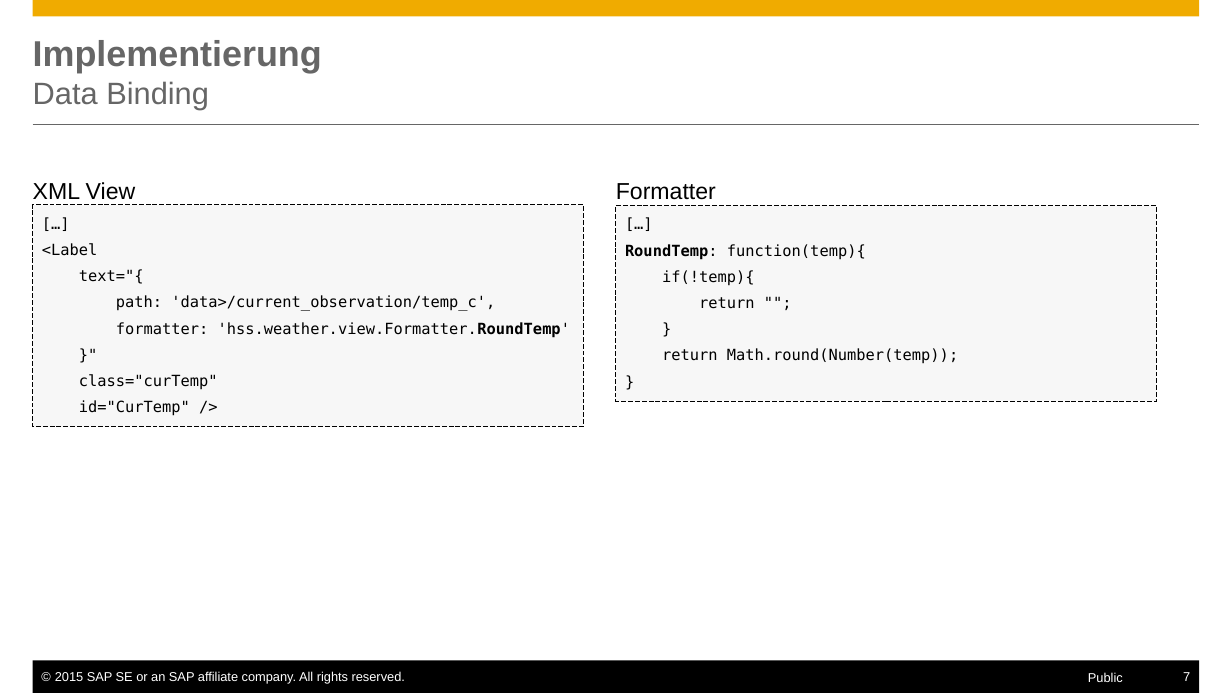
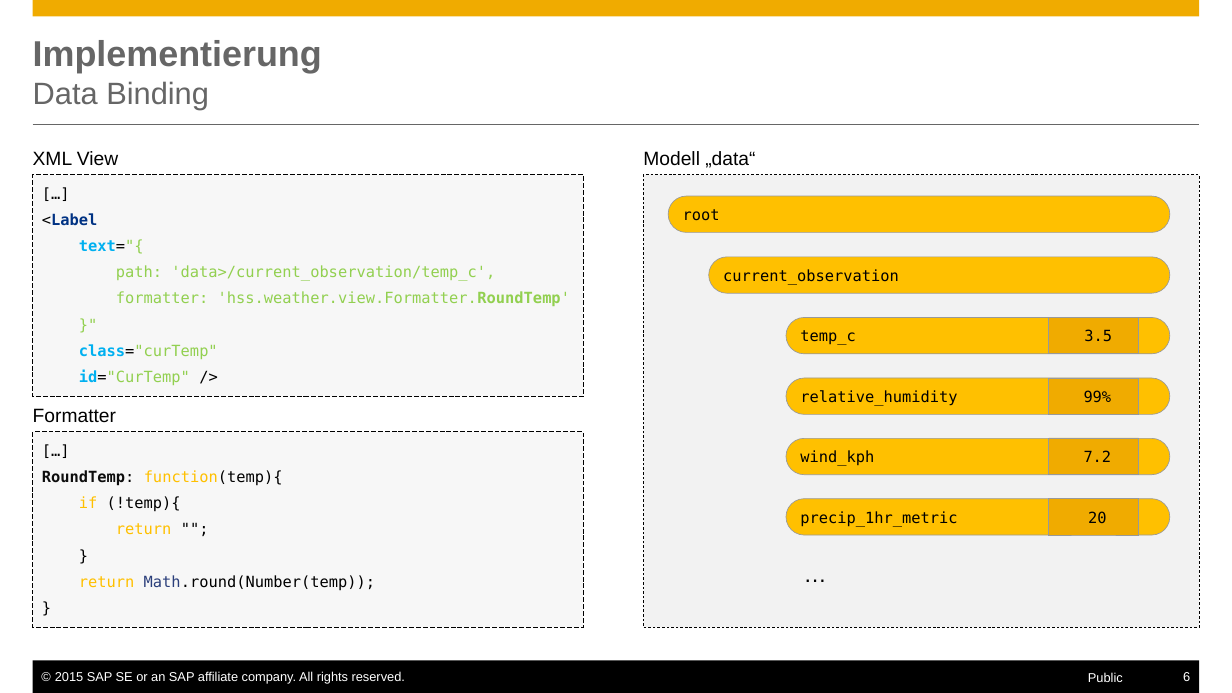
Before and after one commit to Nimuae/openui5_weather, a slide deck: slide 6 of Präsentation.pptx (slide 7 before the commit). Drawn at 1232x693 pixels with LibreOffice and Linux fonts; fonts in the diff are those of the drawing. Boxes give left, top, right and bottom in pixels: in the first picture for what was removed or moved away, otherwise in the second. Text is boxed around its words. In the diff, an @@ line names an element or a change of style, - is before the commit and + after.

```diff
--- a/Präsentation.pptx
+++ b/Präsentation.pptx
@@ text "XML View": place and size @@
-text "XML View" at [33, 182, 136, 205]
+text "XML View" at [33, 151, 118, 165]
@@ text "XML View" at [33, 151, 118, 165]: size 18 to 15 pt @@
@@ rectangle "[…]": place and size @@
-rectangle "[…]" at [32, 205, 583, 427]
+rectangle "[…]" at [32, 175, 583, 396]
@@ text in rectangle at [42, 213, 570, 385]: text colour #000000 to #003283 in "<Label"; bold on in "<Label", "text="{", "class="curTemp"", "id="CurTemp""; text colour #000000 to #00B0F0 in "text="{", "class="curTemp"", "id="CurTemp""; text colour #000000 to #92D050 in "text="{", "path: 'data>/current_observation/temp_c',", "formatter: 'hss.weather.view.Formatter.RoundTemp'", "}"" and 2 more places @@
@@ text "Formatter" at [33, 408, 116, 423]: size 18 to 15 pt @@
@@ text "Formatter": place and size @@
-text "Formatter" at [616, 183, 716, 200]
+text "Formatter" at [33, 408, 116, 423]
@@ rectangle "[…]": place and size @@
-rectangle "[…]" at [616, 205, 1156, 401]
+rectangle "[…]" at [32, 432, 583, 628]
@@ text in rectangle at [42, 470, 375, 591]: text colour #000000 to #0D0D0D in "RoundTemp:"; text colour #000000 to #FFC000 in "function(temp){", "return", "return"; text colour #000000 to #2B3F7B in "Math.round(Number(temp));" @@
@@ text in rectangle at [79, 496, 181, 512]: spaces changed @@
-if(!temp){
+if (!temp){
@@ group added at [643, 151, 1199, 627]: 6 rounded rectangles, 5 rectangles, 1 text @@
+Modell „data“
+root
+current_observation
+relative_humidity
+wind_kph
+precip_1hr_metric
+temp_c
+3.5
+99%
+7.2
+20
@@ text added at [803, 559, 927, 586], 18 pt, text #000000 @@
+…
@@ page number at [1183, 672, 1190, 681]: text changed @@
-7
+6
```
Also in this commit, not shown: 2 other slides changed, 1 slide added, 2 slides removed, 1 other file.
